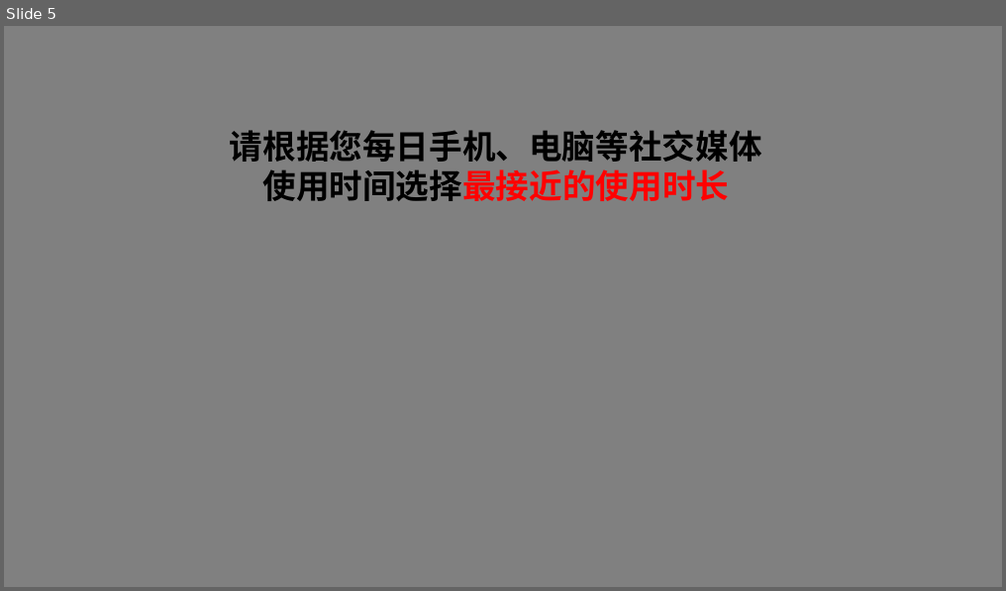
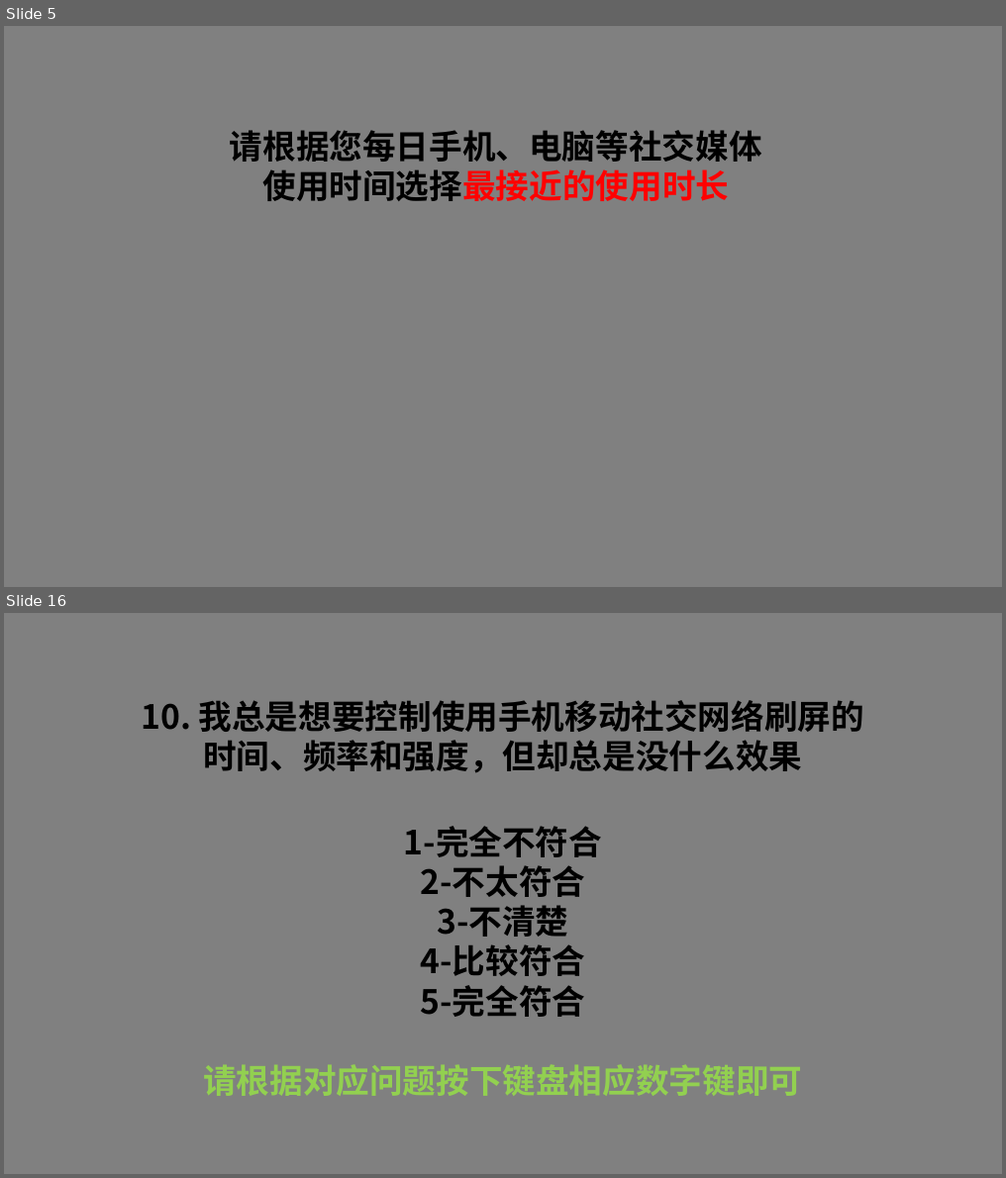
Before and after one commit to Brinks0211/-, a slide deck: document/introduction.pptx. Shown one above the other, each under a label of ours: slide 5 before the commit, slides 5 and 16 after it; the slides between them are not shown. The pictures are 1006x591 and 1006x1178 pixels, drawn with LibreOffice and Linux fonts; fonts in the diff are those of the drawing. Boxes give left, top, right and bottom in pixels: in the first picture for what was removed or moved away, otherwise in the second. Text is boxed around its words. In the diff, an @@ line names an element or a change of style, - is before the commit and + after.

```diff
--- a/document/introduction.pptx
+++ b/document/introduction.pptx
@@ slide 16 added at (4,613,1002,1174), background #808080 @@
@@ text added at (141,700,864,773), 32 pt, text #000000, bold @@
+10. 我总是想要控制使用手机移动社交网络刷屏的
+时间、频率和强度，但却总是没什么效果
@@ text added at (203,826,802,1096), 32 pt, text #000000, bold @@
+1-完全不符合
+2-不太符合
+3-不清楚
+4-比较符合
+5-完全符合
+请根据对应问题按下键盘相应数字键即可
```
Also in this commit, not shown: 1 slide changed, 15 other slides added, 7 other files.
